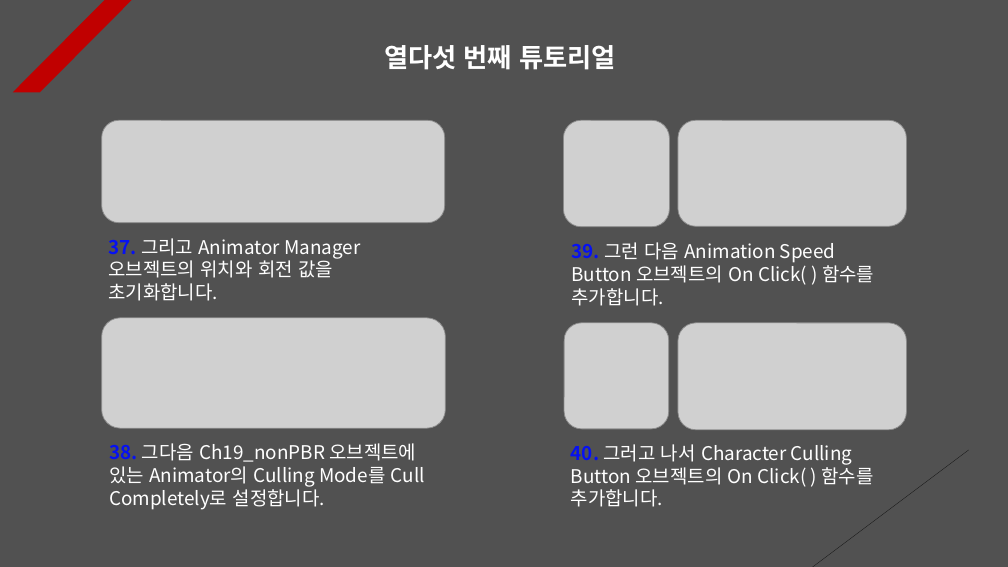
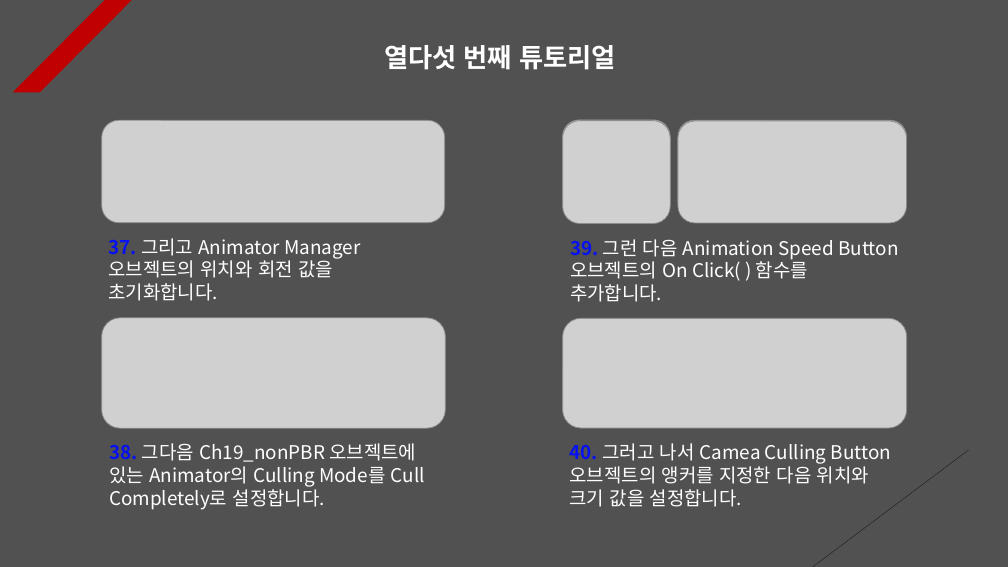
Before and after one commit to Unity2033/3D-UnityEngine, a slide deck: slide 15 of Assets/Class/Animation Retargeting/PPT Data/Animation Retargeting Example.pptx. Drawn at 1008x567 pixels with LibreOffice and Linux fonts; fonts in the diff are those of the drawing; grey boxes stand for pictures. Boxes give left, top, right and bottom in pixels: in the first picture for what was removed or moved away, otherwise in the second. Text is boxed around its words. In the diff, an @@ line names an element or a change of style, - is before the commit and + after.

```diff
--- a/Assets/Class/Animation Retargeting/PPT Data/Animation Retargeting Example.pptx
+++ b/Assets/Class/Animation Retargeting/PPT Data/Animation Retargeting Example.pptx
@@ picture added at bbox=[563, 120, 670, 219] @@
@@ picture: place and size @@
-picture at bbox=[678, 120, 907, 226]
+picture at bbox=[678, 120, 907, 218]
@@ picture: place and size @@
-picture at bbox=[678, 323, 907, 430]
+picture at bbox=[678, 121, 907, 223]
@@ text "39. 그런 다음 Animation Speed ..." rewrapped from bbox=[572, 242, 874, 306] to bbox=[570, 239, 898, 302] @@
@@ picture added at bbox=[563, 318, 907, 428] @@
@@ picture removed at bbox=[564, 323, 668, 429] @@
@@ text at bbox=[570, 443, 891, 507]: text changed @@
-40. 그러고 나서 Character Culling Button 오브젝트의 On Click( ) 함수를 추가합니다.
+40. 그러고 나서 Camea Culling Button 오브젝트의 앵커를 지정한 다음 위치와 크기 값을 설정합니다.
```
Also in this commit, not shown: 4 other slides changed, 2 slides added, 32 other files.
